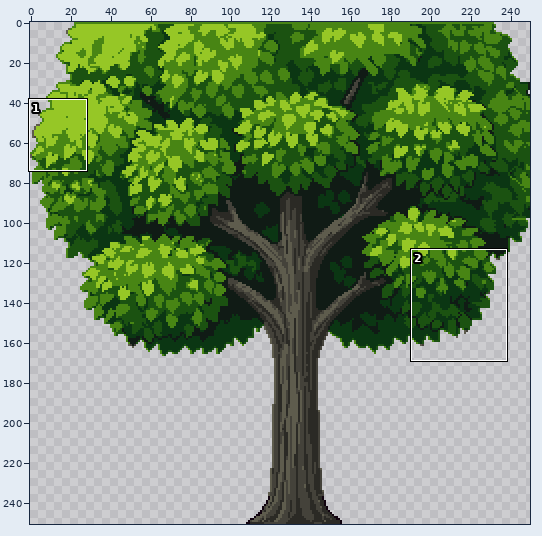
Two versions of one pixel-art file, art/source/rw_lime/rw_lime.aseprite. Above: a wide view before the commit, with the close-up outlined.
Close-up. The starting point:
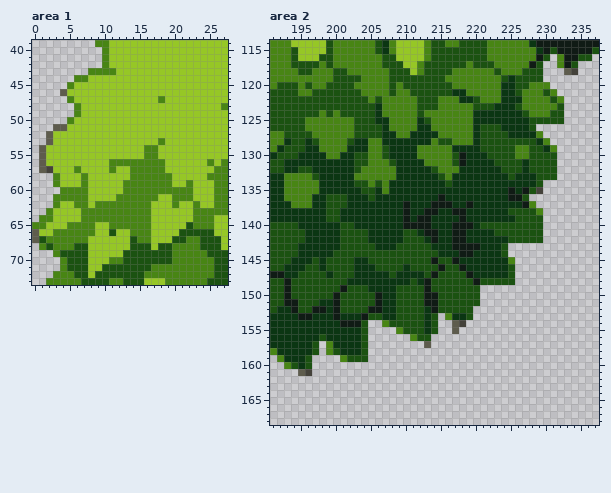
250x251 pixels, 1 frame. Shown: area 1: x 0..27, y 39..73; area 2: x 191..237, y 114..168. The commit also changed other parts of the picture, which this record leaves out.
New version:
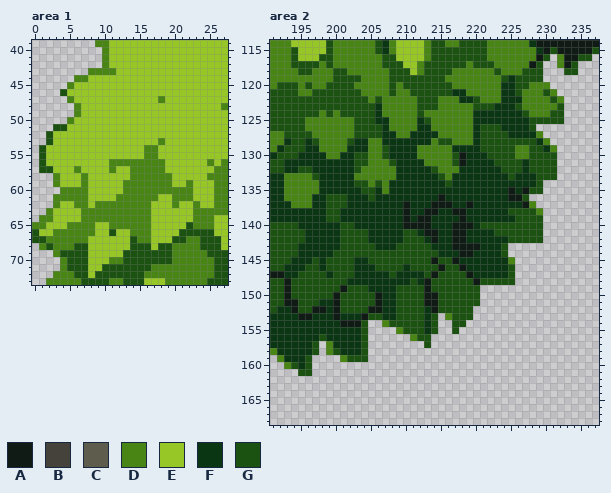
Palette (. is transparent): A #101b15  B #44423a  C #5e5c4d  D #488514  E #96c726  F #0b3613  G #1b5211
Change:
Changed rows in their new state; - is an unchanged pixel.
Area 1, layer "lime (game)":
first column x 4:
46 G
first column x 1:
51 --GG
52 -G--
53 -G--
54 G---
55 G---
56 G---
57 GG--
first column x 0:
66 G
67 G
Area 2, layer "lime (game)":
first column x 233:
118 GG
first column x 229:
135 G
first column x 213:
153 ----GG
154 ----GG
155 ----G-
157 G-----
first column x 195:
161 GG
Where, in picture pixels (left, top, right, bottom), the same in both close-ups:
changed: (60, 89, 67, 96)
changed: (39, 124, 67, 173)
changed: (32, 229, 39, 243)
changed: (564, 68, 578, 75)
changed: (536, 187, 543, 194)
changed: (424, 313, 466, 348)
changed: (298, 369, 312, 376)
